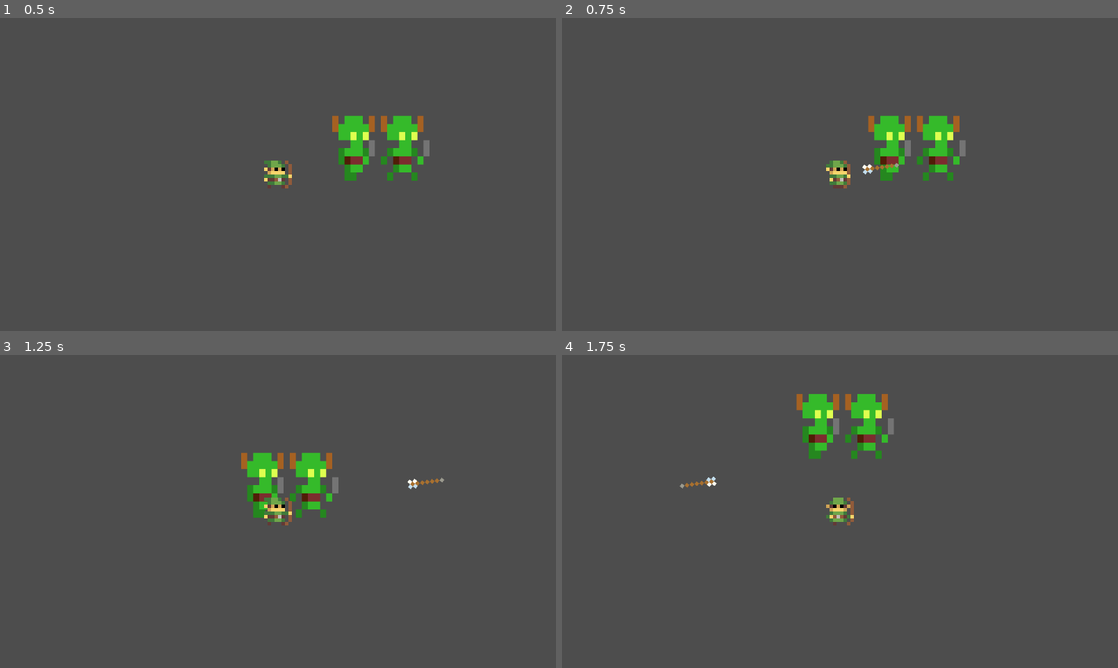
Above: before the commit, frames 1-4 (two rows, left to right).
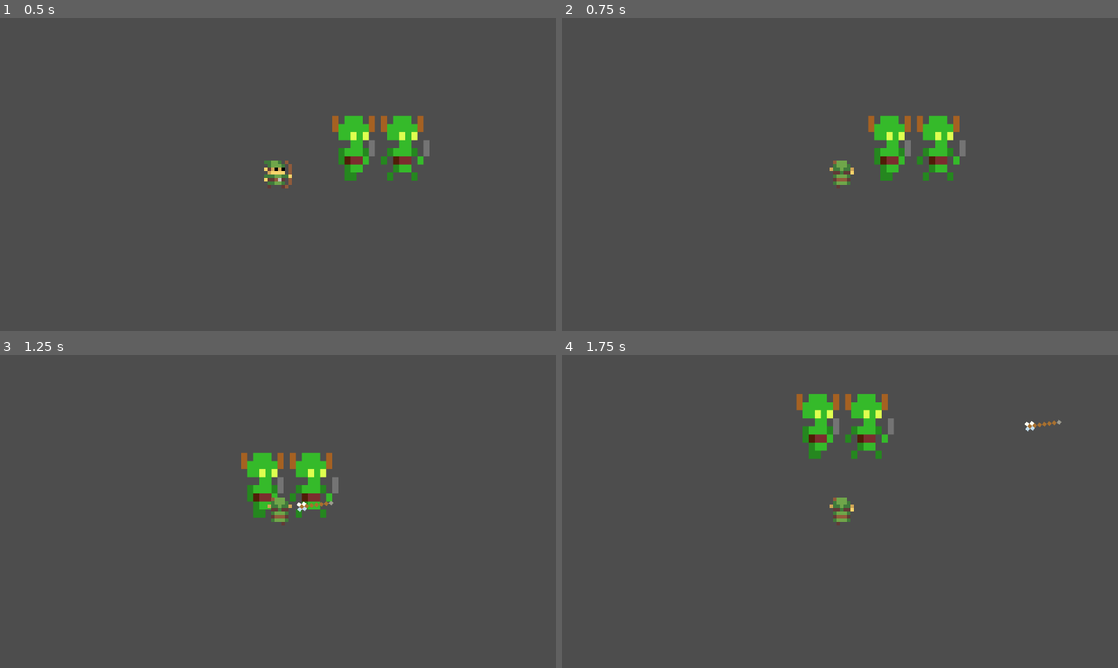
Above: after the commit, the same moments.

Repository: ticarex/palace-of-destruction-godot
Game: Godot game, scene res://levels/main_level.tscn
Two runs of this game, one before a commit and one after it. Both use one fixed random seed, a clock stepped at 60 frames per second and the inputs below.
Inputs (mouse positions are in pixels of both pictures, inside the frame that each line leads up to):
- Up to frame 1 (0.5 s): no input
- Up to frame 2 (0.75 s): tap Enter at 0.5 s; move the mouse to (962, 158) at 0.52 s; hold D (right) from 0.53 s (still down); tap Space (shoot) at 0.6 s
- Up to frame 3 (1.25 s): keep holding D (right)
- Up to frame 4 (1.75 s): move the mouse to (728, 527) at 1.27 s; release D (right) at 1.28 s; hold S (down) from 1.28 s (still down); tap Space (shoot) at 1.35 s

Frame 1 is identical in both runs. In frame 2, 0.3% of the frame differs, in the area x 47-61%, y 45-55%; in frame 3, 0.4%; in frame 4, 0.4%, in the area x 21-90%, y 20-55%.

Commit message:
ai que preguiça

Diff:
--- a/entities/player/player.gd
+++ b/entities/player/player.gd
@@ -25,11 +25,17 @@
 	move_and_slide()
 
 func _process(_delta):
-	if Input.is_action_just_pressed("shoot"):
-		var mouse_pos = get_global_mouse_position()
+	$AnimationTree["parameters/conditions/shooting"] = Input.is_action_just_pressed("shoot")
 
-		var arrow = ARROW.instantiate()
-		arrow.position = position
-		arrow.direction = position.direction_to(mouse_pos)
-		get_parent().add_child(arrow)
-		arrow.look_at(mouse_pos)
+func _shooting():
+	var mouse_pos = get_global_mouse_position()
+
+	var arrow = ARROW.instantiate()
+	arrow.position = position
+	arrow.direction = position.direction_to(mouse_pos)
+	get_parent().add_child(arrow)
+	arrow.look_at(mouse_pos)
+
+func _que_dor():
+	_shooting()
+	pass
--- a/entities/player/player.tscn
+++ b/entities/player/player.tscn
@@ -34,6 +34,60 @@
 "values": [Vector2(-0.5, 2.5)]
 }
 
+[sub_resource type="Animation" id="Animation_sphja"]
+resource_name = "idle_left"
+tracks/0/type = "value"
+tracks/0/imported = false
+tracks/0/enabled = true
+tracks/0/path = NodePath("Sprite2D:frame_coords")
+tracks/0/interp = 1
+tracks/0/loop_wrap = true
+tracks/0/keys = {
+"times": PackedFloat32Array(0),
+"transitions": PackedFloat32Array(1),
+"update": 1,
+"values": [Vector2i(0, 3)]
+}
+tracks/1/type = "value"
+tracks/1/imported = false
+tracks/1/enabled = true
+tracks/1/path = NodePath("CollisionShape2D:position")
+tracks/1/interp = 1
+tracks/1/loop_wrap = true
+tracks/1/keys = {
+"times": PackedFloat32Array(0),
+"transitions": PackedFloat32Array(1),
+"update": 1,
+"values": [Vector2(0.5, 2.5)]
+}
+
+[sub_resource type="Animation" id="Animation_org6t"]
+resource_name = "idle_right"
+tracks/0/type = "value"
+tracks/0/imported = false
+tracks/0/enabled = true
+tracks/0/path = NodePath("Sprite2D:frame_coords")
+tracks/0/interp = 1
+tracks/0/loop_wrap = true
+tracks/0/keys = {
+"times": PackedFloat32Array(0),
+"transitions": PackedFloat32Array(1),
+"update": 1,
+"values": [Vector2i(0, 1)]
+}
+tracks/1/type = "value"
+tracks/1/imported = false
+tracks/1/enabled = true
+tracks/1/path = NodePath("CollisionShape2D:position")
+tracks/1/interp = 1
+tracks/1/loop_wrap = true
+tracks/1/keys = {
+"times": PackedFloat32Array(0),
+"transitions": PackedFloat32Array(1),
+"update": 1,
+"values": [Vector2(-0.5, 2.5)]
+}
+
 [sub_resource type="Animation" id="Animation_gl54i"]
 resource_name = "idle_up"
 tracks/0/type = "value"
@@ -61,19 +115,20 @@
 "values": [Vector2(0.5, 2.5)]
 }
 
-[sub_resource type="Animation" id="Animation_org6t"]
-resource_name = "idle_right"
-tracks/0/type = "value"
-tracks/0/imported = false
-tracks/0/enabled = true
-tracks/0/path = NodePath("Sprite2D:frame_coords")
-tracks/0/interp = 1
-tracks/0/loop_wrap = true
-tracks/0/keys = {
-"times": PackedFloat32Array(0),
-"transitions": PackedFloat32Array(1),
-"update": 1,
-"values": [Vector2i(0, 1)]
+[sub_resource type="Animation" id="Animation_pf1py"]
+resource_name = "walk_down"
+loop_mode = 1
+tracks/0/type = "value"
+tracks/0/imported = false
+tracks/0/enabled = true
+tracks/0/path = NodePath("Sprite2D:frame_coords")
+tracks/0/interp = 1
+tracks/0/loop_wrap = true
+tracks/0/keys = {
+"times": PackedFloat32Array(0, 0.5),
+"transitions": PackedFloat32Array(1, 1),
+"update": 1,
+"values": [Vector2i(1, 0), Vector2i(2, 0)]
 }
 tracks/1/type = "value"
 tracks/1/imported = false
@@ -86,33 +141,6 @@
 "transitions": PackedFloat32Array(1),
 "update": 1,
 "values": [Vector2(-0.5, 2.5)]
-}
-
-[sub_resource type="Animation" id="Animation_sphja"]
-resource_name = "idle_left"
-tracks/0/type = "value"
-tracks/0/imported = false
-tracks/0/enabled = true
-tracks/0/path = NodePath("Sprite2D:frame_coords")
-tracks/0/interp = 1
-tracks/0/loop_wrap = true
-tracks/0/keys = {
-"times": PackedFloat32Array(0),
-"transitions": PackedFloat32Array(1),
-"update": 1,
-"values": [Vector2i(0, 3)]
-}
-tracks/1/type = "value"
-tracks/1/imported = false
-tracks/1/enabled = true
-tracks/1/path = NodePath("CollisionShape2D:position")
-tracks/1/interp = 1
-tracks/1/loop_wrap = true
-tracks/1/keys = {
-"times": PackedFloat32Array(0),
-"transitions": PackedFloat32Array(1),
-"update": 1,
-"values": [Vector2(0.5, 2.5)]
 }
 
 [sub_resource type="Animation" id="Animation_u7v0s"]
@@ -128,7 +156,7 @@
 "times": PackedFloat32Array(0, 0.5),
 "transitions": PackedFloat32Array(1, 1),
 "update": 1,
-"values": [Vector2i(0, 3), Vector2i(1, 3)]
+"values": [Vector2i(1, 3), Vector2i(0, 3)]
 }
 tracks/1/type = "value"
 tracks/1/imported = false
@@ -156,7 +184,7 @@
 "times": PackedFloat32Array(0, 0.5),
 "transitions": PackedFloat32Array(1, 1),
 "update": 1,
-"values": [Vector2i(0, 1), Vector2i(1, 1)]
+"values": [Vector2i(1, 1), Vector2i(0, 1)]
 }
 tracks/1/type = "value"
 tracks/1/imported = false
@@ -199,20 +227,62 @@
 "values": [Vector2(0.5, 2.5)]
 }
 
-[sub_resource type="Animation" id="Animation_pf1py"]
-resource_name = "walk_down"
-loop_mode = 1
-tracks/0/type = "value"
-tracks/0/imported = false
-tracks/0/enabled = true
-tracks/0/path = NodePath("Sprite2D:frame_coords")
-tracks/0/interp = 1
-tracks/0/loop_wrap = true
-tracks/0/keys = {
-"times": PackedFloat32Array(0, 0.5),
-"transitions": PackedFloat32Array(1, 1),
-"update": 1,
-"values": [Vector2i(1, 0), Vector2i(2, 0)]
+[sub_resource type="Animation" id="Animation_br0cl"]
+resource_name = "shot_left"
+loop_mode = 1
+tracks/0/type = "value"
+tracks/0/imported = false
+tracks/0/enabled = true
+tracks/0/path = NodePath("Sprite2D:frame_coords")
+tracks/0/interp = 1
+tracks/0/loop_wrap = true
+tracks/0/keys = {
+"times": PackedFloat32Array(0, 0.5),
+"transitions": PackedFloat32Array(1, 1),
+"update": 1,
+"values": [Vector2i(3, 3), Vector2i(4, 3)]
+}
+tracks/1/type = "value"
+tracks/1/imported = false
+tracks/1/enabled = true
+tracks/1/path = NodePath("CollisionShape2D:position")
+tracks/1/interp = 1
+tracks/1/loop_wrap = true
+tracks/1/keys = {
+"times": PackedFloat32Array(0),
+"transitions": PackedFloat32Array(1),
+"update": 1,
+"values": [Vector2(0.5, 2.5)]
+}
+tracks/2/type = "method"
+tracks/2/imported = false
+tracks/2/enabled = true
+tracks/2/path = NodePath(".")
+tracks/2/interp = 1
+tracks/2/loop_wrap = true
+tracks/2/keys = {
+"times": PackedFloat32Array(0.5),
+"transitions": PackedFloat32Array(1),
+"values": [{
+"args": [],
+"method": &"_shooting"
+}]
+}
+
+[sub_resource type="Animation" id="Animation_2tuov"]
+resource_name = "shot_down"
+loop_mode = 1
+tracks/0/type = "value"
+tracks/0/imported = false
+tracks/0/enabled = true
+tracks/0/path = NodePath("Sprite2D:frame_coords")
+tracks/0/interp = 1
+tracks/0/loop_wrap = true
+tracks/0/keys = {
+"times": PackedFloat32Array(0, 0.5),
+"transitions": PackedFloat32Array(1, 1),
+"update": 1,
+"values": [Vector2i(3, 0), Vector2i(4, 0)]
 }
 tracks/1/type = "value"
 tracks/1/imported = false
@@ -225,6 +295,62 @@
 "transitions": PackedFloat32Array(1),
 "update": 1,
 "values": [Vector2(-0.5, 2.5)]
+}
+
+[sub_resource type="Animation" id="Animation_uhqly"]
+resource_name = "shot_right"
+loop_mode = 1
+tracks/0/type = "value"
+tracks/0/imported = false
+tracks/0/enabled = true
+tracks/0/path = NodePath("Sprite2D:frame_coords")
+tracks/0/interp = 1
+tracks/0/loop_wrap = true
+tracks/0/keys = {
+"times": PackedFloat32Array(0, 0.5),
+"transitions": PackedFloat32Array(1, 1),
+"update": 1,
+"values": [Vector2i(3, 1), Vector2i(4, 1)]
+}
+tracks/1/type = "value"
+tracks/1/imported = false
+tracks/1/enabled = true
+tracks/1/path = NodePath("CollisionShape2D:position")
+tracks/1/interp = 1
+tracks/1/loop_wrap = true
+tracks/1/keys = {
+"times": PackedFloat32Array(0),
+"transitions": PackedFloat32Array(1),
+"update": 1,
+"values": [Vector2(-0.5, 2.5)]
+}
+
+[sub_resource type="Animation" id="Animation_7fnb3"]
+resource_name = "shot_up"
+loop_mode = 1
+tracks/0/type = "value"
+tracks/0/imported = false
+tracks/0/enabled = true
+tracks/0/path = NodePath("Sprite2D:frame_coords")
+tracks/0/interp = 1
+tracks/0/loop_wrap = true
+tracks/0/keys = {
+"times": PackedFloat32Array(0, 0.5),
+"transitions": PackedFloat32Array(1, 1),
+"update": 1,
+"values": [Vector2i(3, 2), Vector2i(4, 2)]
+}
+tracks/1/type = "value"
+tracks/1/imported = false
+tracks/1/enabled = true
+tracks/1/path = NodePath("CollisionShape2D:position")
+tracks/1/interp = 1
+tracks/1/loop_wrap = true
+tracks/1/keys = {
+"times": PackedFloat32Array(0),
+"transitions": PackedFloat32Array(1),
+"update": 1,
+"values": [Vector2(0.5, 2.5)]
 }
 
 [sub_resource type="AnimationLibrary" id="AnimationLibrary_vf03h"]
@@ -233,11 +359,49 @@
 "idle_left": SubResource("Animation_sphja"),
 "idle_right": SubResource("Animation_org6t"),
 "idle_up": SubResource("Animation_gl54i"),
+"shot_down": SubResource("Animation_2tuov"),
+"shot_left": SubResource("Animation_br0cl"),
+"shot_right": SubResource("Animation_uhqly"),
+"shot_up": SubResource("Animation_7fnb3"),
 "walk_down": SubResource("Animation_pf1py"),
 "walk_left": SubResource("Animation_u7v0s"),
 "walk_right": SubResource("Animation_kq71d"),
 "walk_up": SubResource("Animation_yw8bm")
 }
+
+[sub_resource type="AnimationNodeAnimation" id="AnimationNodeAnimation_7sv3f"]
+animation = &"shot_left"
+
+[sub_resource type="AnimationNodeAnimation" id="AnimationNodeAnimation_q4mhx"]
+animation = &"shot_right"
+
+[sub_resource type="AnimationNodeAnimation" id="AnimationNodeAnimation_m71ta"]
+animation = &"shot_up"
+
+[sub_resource type="AnimationNodeAnimation" id="AnimationNodeAnimation_1to58"]
+animation = &"idle_down"
+
+[sub_resource type="AnimationNodeBlendSpace2D" id="AnimationNodeBlendSpace2D_vvpxu"]
+blend_point_0/node = SubResource("AnimationNodeAnimation_7sv3f")
+blend_point_0/pos = Vector2(-1, 0.1)
+blend_point_1/node = SubResource("AnimationNodeAnimation_q4mhx")
+blend_point_1/pos = Vector2(1, 0)
+blend_point_2/node = SubResource("AnimationNodeAnimation_m71ta")
+blend_point_2/pos = Vector2(0, -1.1)
+blend_point_3/node = SubResource("AnimationNodeAnimation_1to58")
+blend_point_3/pos = Vector2(0, 1.1)
+min_space = Vector2(-1, -1.1)
+max_space = Vector2(1, 1.1)
+
+[sub_resource type="AnimationNodeTimeScale" id="AnimationNodeTimeScale_iljex"]
+
+[sub_resource type="AnimationNodeBlendTree" id="AnimationNodeBlendTree_2hbvb"]
+graph_offset = Vector2(-458, 74)
+nodes/BlendSpace2D/node = SubResource("AnimationNodeBlendSpace2D_vvpxu")
+nodes/BlendSpace2D/position = Vector2(-60, 100)
+nodes/TimeScale/node = SubResource("AnimationNodeTimeScale_iljex")
+nodes/TimeScale/position = Vector2(140, 120)
+node_connections = [&"output", 0, &"TimeScale", &"TimeScale", 0, &"BlendSpace2D"]
 
 [sub_resource type="AnimationNodeAnimation" id="AnimationNodeAnimation_56ab2"]
 animation = &"idle_right"
@@ -292,7 +456,7 @@
 [sub_resource type="AnimationNodeTimeScale" id="AnimationNodeTimeScale_3t6fo"]
 
 [sub_resource type="AnimationNodeBlendTree" id="AnimationNodeBlendTree_odykx"]
-graph_offset = Vector2(-421, 14)
+graph_offset = Vector2(-423, 69)
 nodes/BlendSpace2D/node = SubResource("AnimationNodeBlendSpace2D_jl7br")
 nodes/BlendSpace2D/position = Vector2(-40, 120)
 nodes/TimeScale/node = SubResource("AnimationNodeTimeScale_3t6fo")
@@ -310,14 +474,34 @@
 advance_mode = 2
 advance_condition = &"idle"
 
+[sub_resource type="AnimationNodeStateMachineTransition" id="AnimationNodeStateMachineTransition_acx3r"]
+advance_mode = 2
+advance_condition = &"shooting"
+
+[sub_resource type="AnimationNodeStateMachineTransition" id="AnimationNodeStateMachineTransition_icxmu"]
+switch_mode = 2
+advance_mode = 2
+advance_condition = &"idle"
+
+[sub_resource type="AnimationNodeStateMachineTransition" id="AnimationNodeStateMachineTransition_5qimr"]
+switch_mode = 2
+advance_mode = 2
+advance_condition = &"walking"
+
+[sub_resource type="AnimationNodeStateMachineTransition" id="AnimationNodeStateMachineTransition_0717i"]
+advance_mode = 2
+advance_condition = &"shooting"
+
 [sub_resource type="AnimationNodeStateMachine" id="AnimationNodeStateMachine_41qot"]
+states/Attack/node = SubResource("AnimationNodeBlendTree_2hbvb")
+states/Attack/position = Vector2(440, 9)
 states/End/position = Vector2(661, 100)
 states/Start/position = Vector2(195, 100)
 states/idle/node = SubResource("AnimationNodeBlendSpace2D_rjshj")
 states/idle/position = Vector2(351, 100)
 states/walk/node = SubResource("AnimationNodeBlendTree_odykx")
 states/walk/position = Vector2(504, 100)
-transitions = ["Start", "idle", SubResource("AnimationNodeSt …(136 unchanged characters)… mationNodeStateMachineTransition_jcj4t")]
+transitions = ["Start", "idle", SubResource("AnimationNodeSt …(136 unchanged characters)… mationNodeStateMachineTransition_jcj4t"), "idle", "Attack", SubResource("AnimationNodeStateMachineTransition_acx3r"), "Attack", "idle", SubResource("AnimationNodeStateMachineTransition_icxmu"), "Attack", "walk", SubResource("AnimationNodeStateMachineTransition_5qimr"), "walk", "Attack", SubResource("AnimationNodeStateMachineTransition_0717i")]
 graph_offset = Vector2(-142, -35)
 
 [node name="Player" type="CharacterBody2D"]
@@ -329,6 +513,7 @@
 texture = ExtResource("2_ewb8x")
 hframes = 5
 vframes = 4
+frame = 5
 
 [node name="CollisionShape2D" type="CollisionShape2D" parent="."]
 position = Vector2(-0.5, 2.5)
@@ -344,7 +529,10 @@
 anim_player = NodePath("../AnimationPlayer")
 active = true
 parameters/conditions/idle = false
+parameters/conditions/shooting = false
 parameters/conditions/walking = false
+parameters/Attack/BlendSpace2D/blend_position = Vector2(0, 0.0106382)
+parameters/Attack/TimeScale/scale = 1.0
 parameters/idle/blend_position = Vector2(0, 0)
 parameters/walk/BlendSpace2D/blend_position = Vector2(0, 0)
 parameters/walk/TimeScale/scale = 1.0
--- /dev/null
+++ b/node_2d.tscn
@@ -0,0 +1,3 @@
+[gd_scene format=3 uid="uid://b5iowo553rf33"]
+
+[node name="Node2D" type="Node2D"]
Not shown: 1 places in entities/player/player.tscn that only renumber resources
